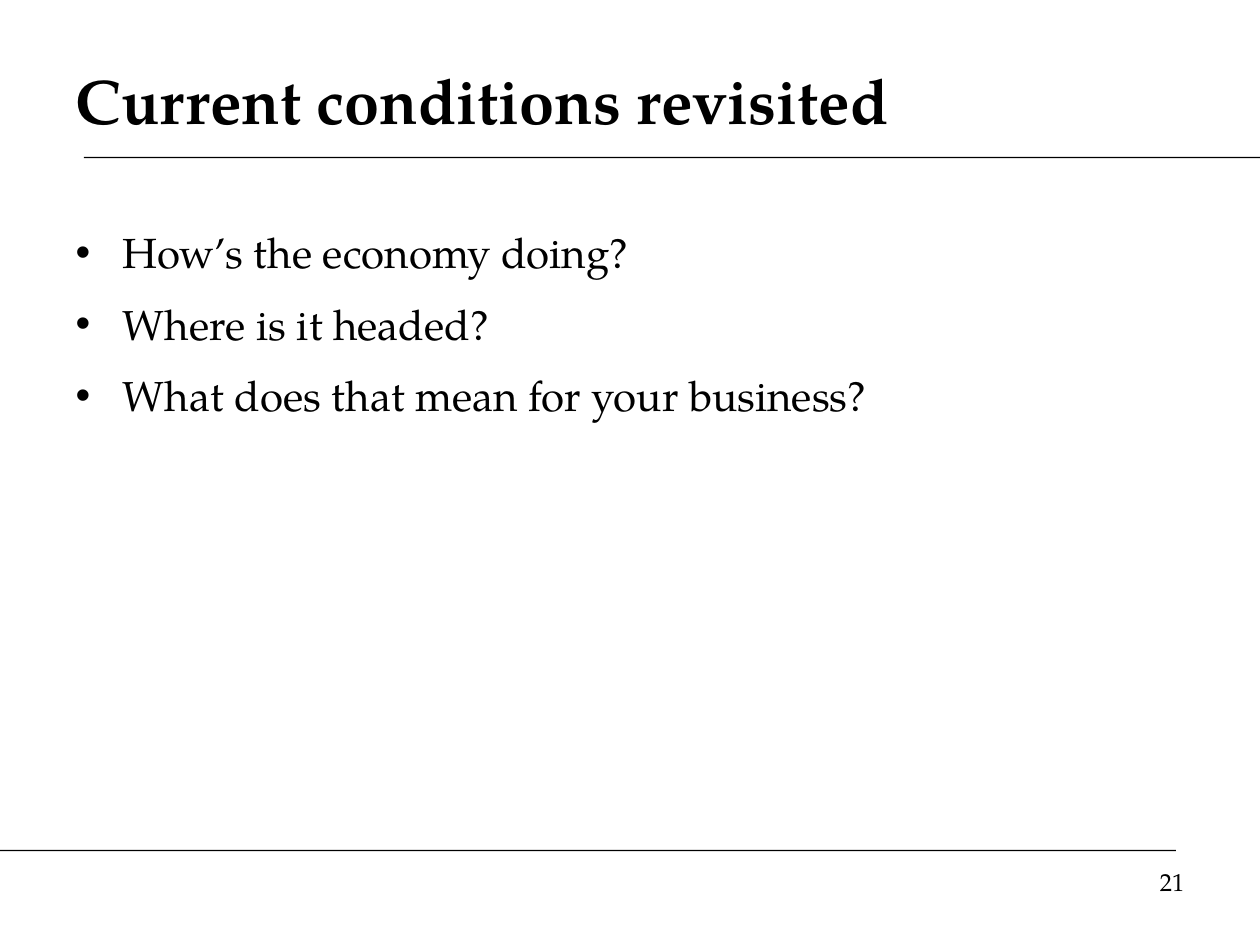
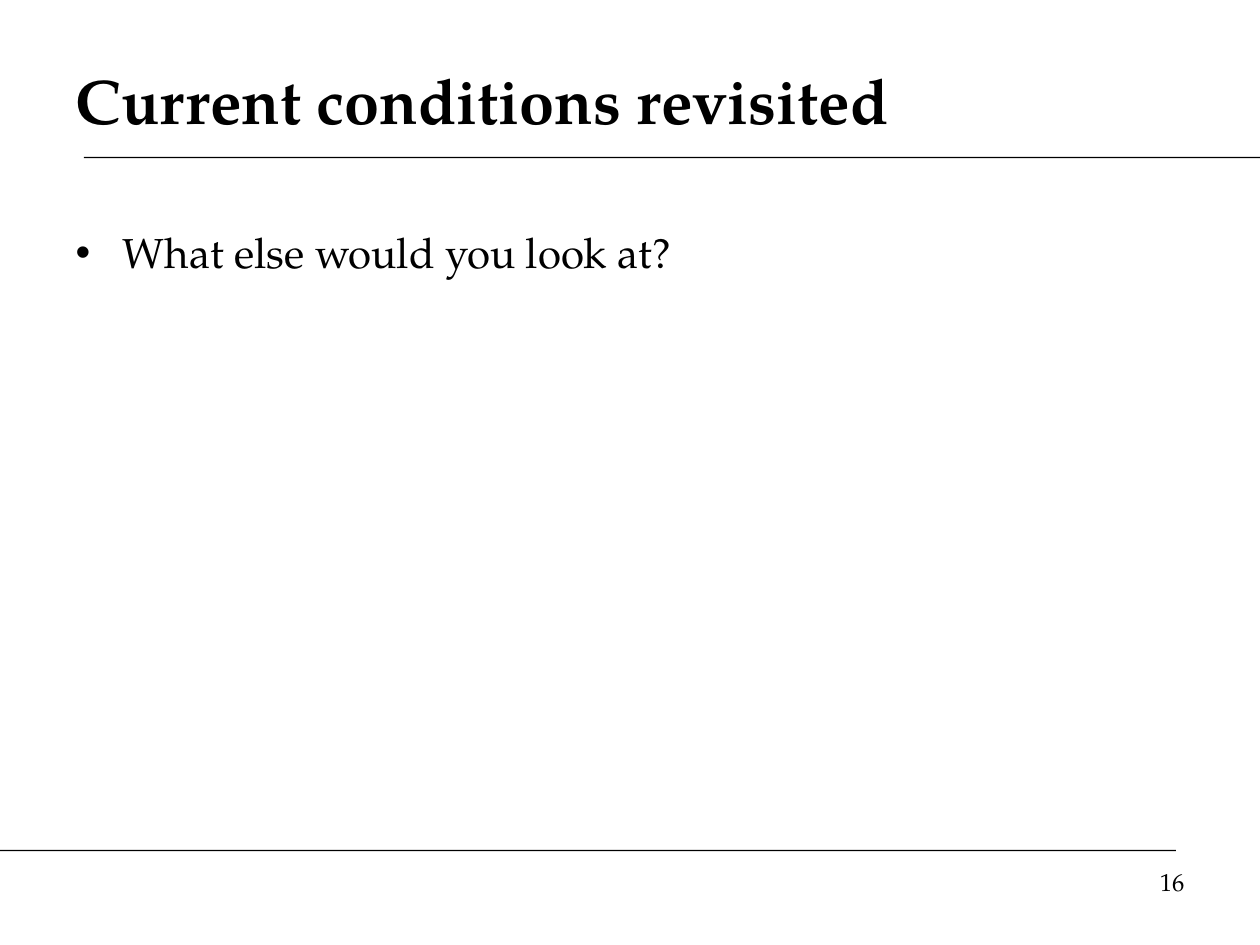
Before and after one commit to DaveBackus/Global_Economy, a slide deck: slide 16 of Slides/slides_intro_f14.pptx (slide 21 before the commit). Drawn at 1260x945 pixels with LibreOffice and Linux fonts; fonts in the diff are those of the drawing. Boxes give left, top, right and bottom in pixels: in the first picture for what was removed or moved away, otherwise in the second. Text is boxed around its words. In the diff, an @@ line names an element or a change of style, - is before the commit and + after.

```diff
--- a/Slides/slides_intro_f14.pptx
+++ b/Slides/slides_intro_f14.pptx
@@ text at box(123, 237, 671, 280): text changed @@
-• How’s the economy doing?
-• Where is it headed?
-• What does that mean for your business?
+• What else would you look at?
@@ page number at box(1160, 874, 1185, 892): text changed @@
-21
+16
```
Also in this commit, not shown: 38 other slides changed, 2 slides added, 11 slides removed, 14 other files.
